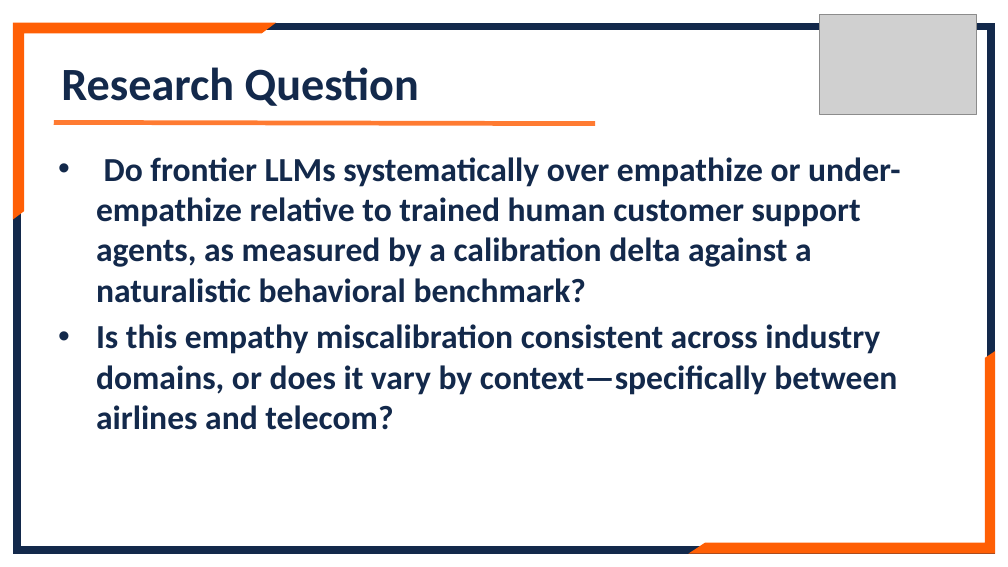
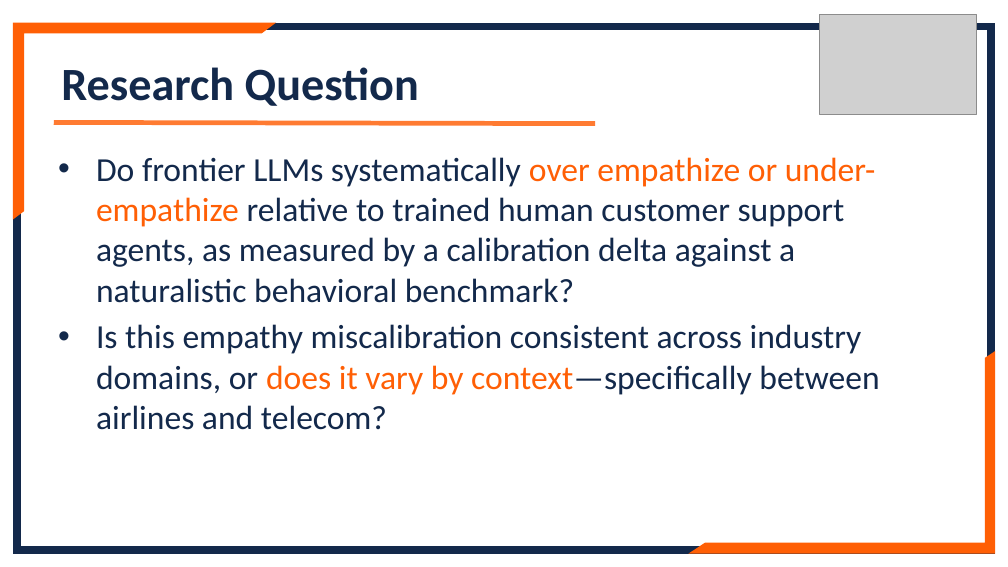
Before and after one commit to lennylin1998/ecs-llm, a slide deck: slide 4 of src/Files/Final_ppt.pptx. Drawn at 1008x567 pixels with LibreOffice and Linux fonts; fonts in the diff are those of the drawing; grey boxes stand for pictures. Boxes give left, top, right and bottom in pixels: in the first picture for what was removed or moved away, otherwise in the second. Text is boxed around its words. In the diff, an @@ line names an element or a change of style, - is before the commit and + after.

Commit message:
update context

```diff
--- a/src/Files/Final_ppt.pptx
+++ b/src/Files/Final_ppt.pptx
@@ text "Do frontier LLMs systematically over ..." at (x1=96, y1=157, x2=879, y2=430): text colour #13294B to #FF5F05 in "over empathize or under-empathize", "does it vary by context—specifically"; bold off @@
```
Also in this commit, not shown: 1 other slide changed, 1 slide added.
